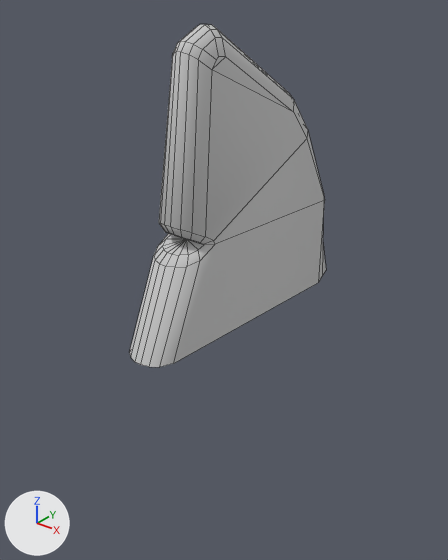
The FBX model Assets/Meshes/KM_Shark.FBX as it was, and as the next commit left it.
Before and after are seen from a 50 mm camera at (3.332, -1.776, 0.994) aimed at (2.168, -0.32, 0.092). The axes (+X, +Y, +Z) are drawn at lower left. The lights are the same throughout. Mesh edges are drawn as thin lines. Where no turn or scale is listed for an object, it has been applied to the vertices.

In view in the first picture: 'Shark'.
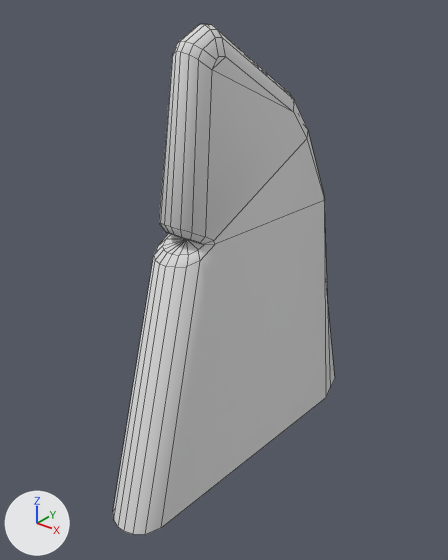
Changed parts and their boxes (x1, y1, x2, y2) in the pictures (448 x 560 px; the box of a moved part takes in the faces that stretch with it):
'Shark', reshaped (13% wider, 49% taller)
    before: (129, 24, 326, 367)
    after: (113, 24, 335, 535)
part 1 of me_mesh, moved or reshaped
    before: (129, 200, 326, 367)
    after: (113, 200, 335, 535)

What the commit changed:
me_mesh has 113 vertices, 113 faces and spans x -0.133..0.133, y -0.485..0.452, z -0.009..0.891.
me_mesh is used by ob_shark; location (2.185, -0.257, -0.005).
me_mesh part 1: all 16 vertices in x -0.133..0.133, y -0.485..0.452, z -0.009 are scaled about their middle by (1.17, 1.27, 1.17), then moved by (0.0, 0.006, -0.562).
